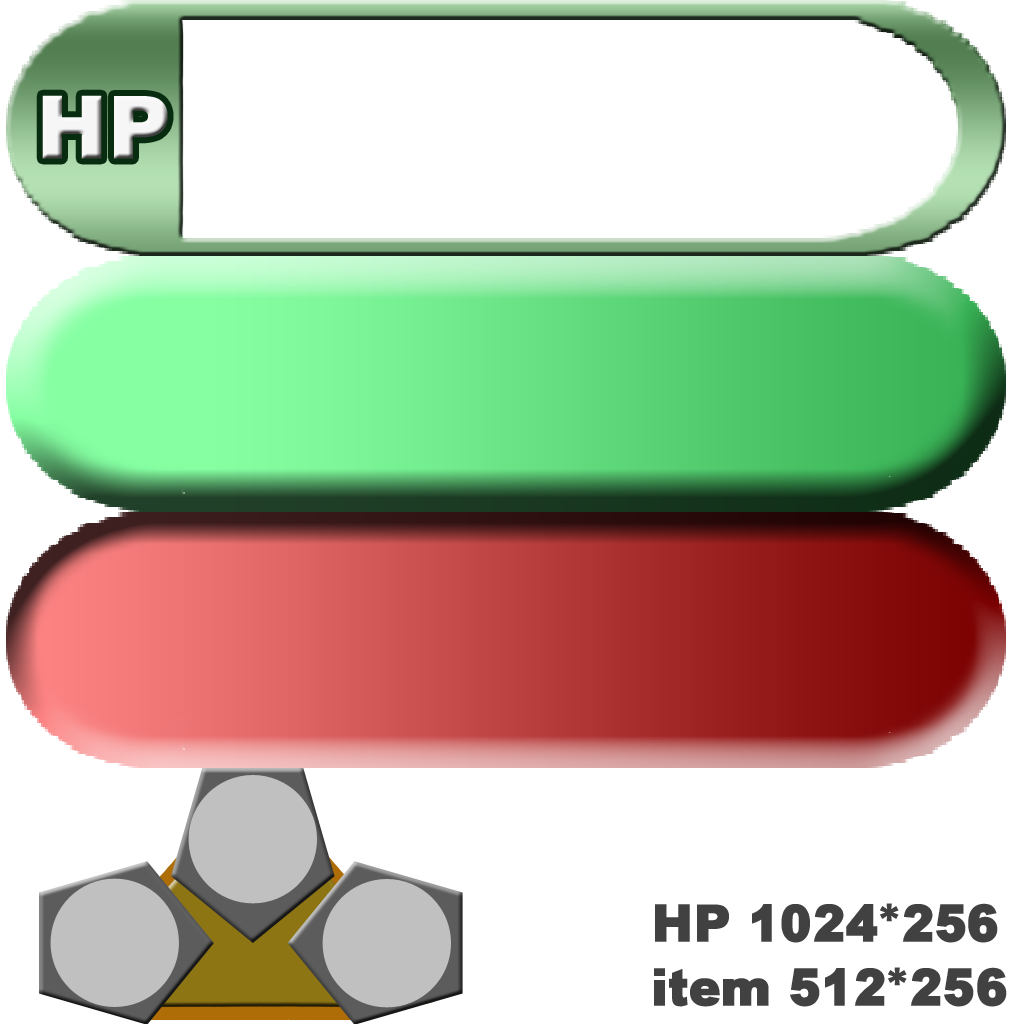
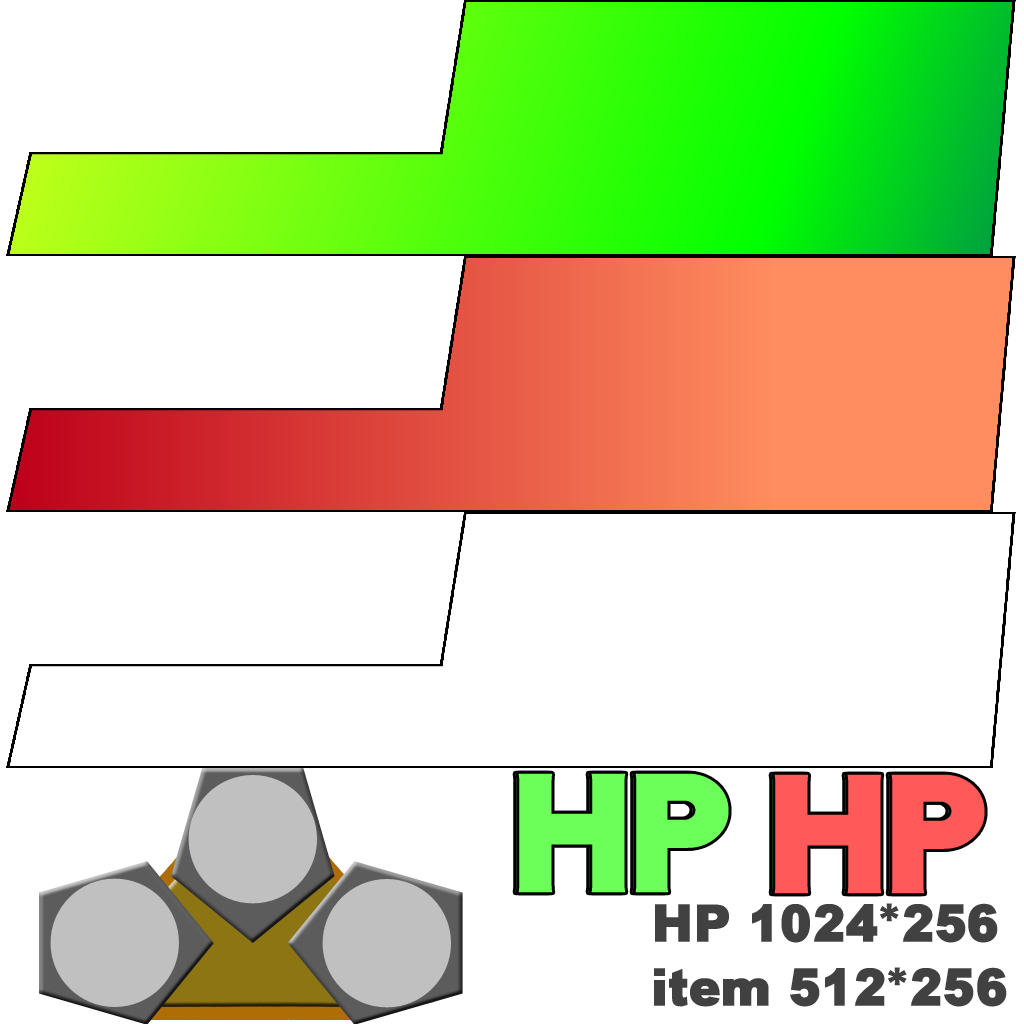
Revision of a layered (1024, 1024) image; what changed, layer by layer:
added group "グループ 2 のコピー" with 2 layers above "グループ 2" over (x1=771, y1=774, x2=985, y2=894)
added layer "HP" (1st of 4, in "グループ 2 のコピー") in group "グループ 2 のコピー" over (x1=774, y1=774, x2=985, y2=894)
added layer "HP のコピー 2" in group "グループ 2 のコピー" over (x1=771, y1=774, x2=982, y2=894)
added group "グループ 2" with 2 layers above "HP 1024*256 item 512*256" over (x1=515, y1=773, x2=729, y2=893)
added layer "HP のコピー" in group "グループ 2" over (x1=518, y1=773, x2=729, y2=893)
added layer "HP" (2nd of 4, in "グループ 2") in group "グループ 2" over (x1=515, y1=773, x2=726, y2=893)
added group "HP新" with 3 layers above "HP" over (x1=6, y1=0, x2=1016, y2=768)
added layer "レイヤー 2" in group "HP新" over (x1=6, y1=512, x2=1016, y2=768)
added layer "レイヤー 4" in group "HP新" over (x1=6, y1=256, x2=1016, y2=512)
added layer "レイヤー 3" in group "HP新" over (x1=6, y1=0, x2=1016, y2=256)
moved "HP" (4th of 4, in "HP") into group "HP" over (x1=42, y1=95, x2=168, y2=159)
moved "シェイプ 1 のコピー 2" into group "HP" over (x1=6, y1=0, x2=1006, y2=256)
moved "シェイプ 1 のコピー 4" into group "HP" over (x1=6, y1=256, x2=1006, y2=512)
moved "シェイプ 1 のコピー 6" into group "HP" over (x1=6, y1=512, x2=1006, y2=768)
